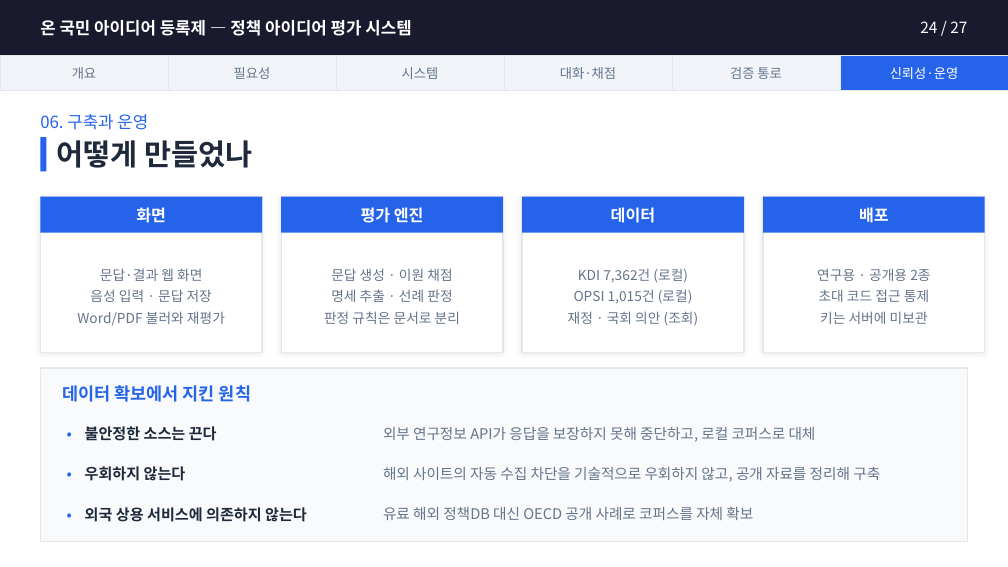
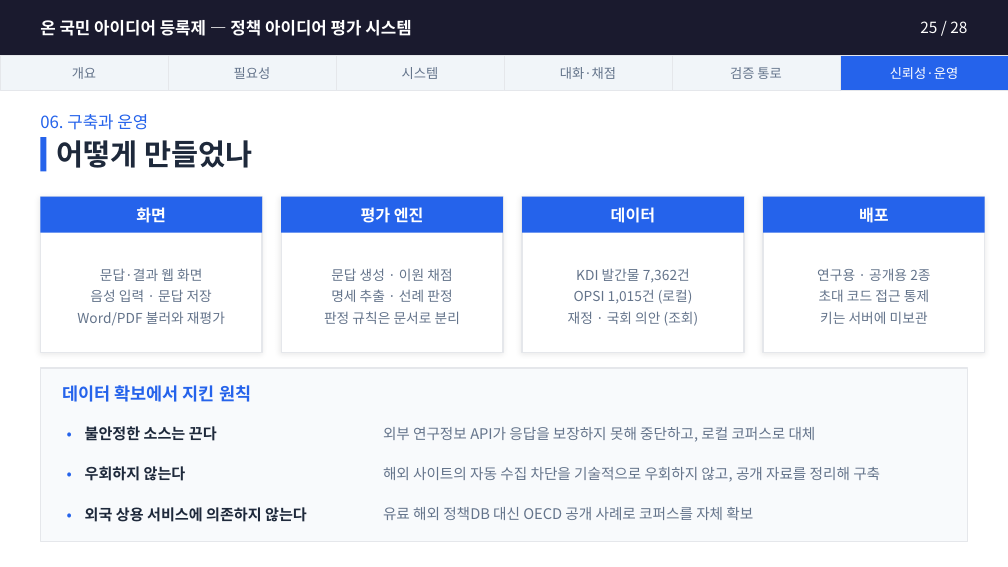
Before and after one commit to jason-j-kim/PYCON2017, a slide deck: slide 25 of docs/온국민아이디어등록제_설명자료.pptx (slide 24 before the commit). Drawn at 1008x567 pixels with LibreOffice and Linux fonts; fonts in the diff are those of the drawing. Boxes give left, top, right and bottom in pixels: in the first picture for what was removed or moved away, otherwise in the second. Text is boxed around its words. In the diff, an @@ line names an element or a change of style, - is before the commit and + after.

```diff
--- a/docs/온국민아이디어등록제_설명자료.pptx
+++ b/docs/온국민아이디어등록제_설명자료.pptx
@@ text at bbox=[920, 21, 967, 33]: text changed @@
-24 / 27
+25 / 28
@@ text at bbox=[576, 268, 690, 283]: text changed @@
-KDI 7,362건 (로컬)
+KDI 발간물 7,362건
```
Also in this commit, not shown: 26 other slides changed, 1 slide added, 1 other file.
